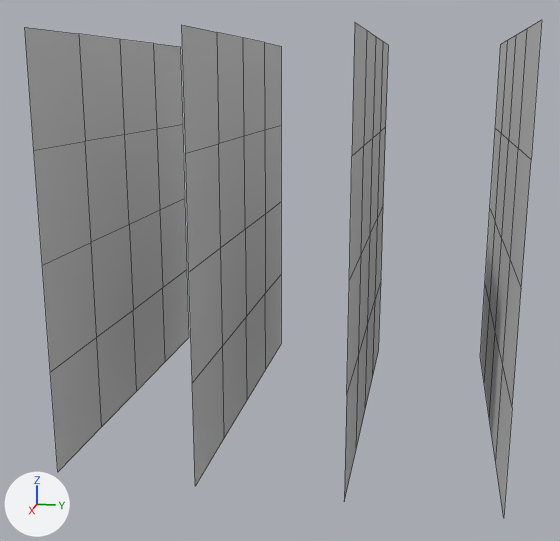
The OBJ model pirate_intro/tools/3d/vectorballs/grid_cube.obj as it was, and as the next commit left it.
One viewpoint serves both versions: a camera (50 mm lens) standing at (4.05, 0.66, 0.79) and looking at (0.08, -0.13, -0.2). Lighting does not change. The marker at lower left points along +X, +Y and +Z. Mesh edges are drawn as thin lines. Where no turn or scale is listed for an object, it has been applied to the vertices.

Objects in the first picture: 'grid_cube'.
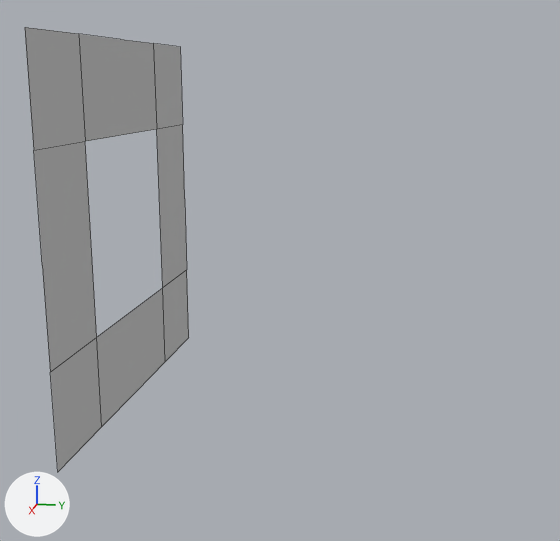
The newer file is also turned or shifted as a whole; pictures and numbers use the older file's frame.

The change, as a diff of the scene's bpy script:
```diff
--- a/pirate_intro/tools/3d/vectorballs/grid_cube.obj.py
+++ b/pirate_intro/tools/3d/vectorballs/grid_cube.obj.py
@@ me_grid_cube @@
 # used by ob_grid_cube; location = (0.0, 0.0, 0.0)
-me_grid_cube.from_pydata(...)  # 100 vertices, 64 faces; spans x -1.0..1.0, y -1.01..1.01, z -1.0..1.0
+me_grid_cube.from_pydata(...)  # 20 vertices, 8 faces; spans x -1.0..1.0, y -1.01, z -1.0..1.0
+# me_grid_cube part 1: the loose piece of 25 vertices spanning x -1.0..1.0, y 1.01, z -1.0..1.0 is deleted
+# me_grid_cube part 2: the loose piece of 25 vertices spanning x -1.0..1.0, y -0.34, z -1.0..1.0 is deleted
+# me_grid_cube part 3: the loose piece of 25 vertices spanning x -1.0..1.0, y 0.34, z -1.0..1.0 is deleted
+# me_grid_cube part 4
+# 5 vertices are removed from x -0.5..0.5, y -1.01, z -0.5..0.5
+# 16 faces are deleted
+# 8 new faces join them
 me_grid_cube.materials.append(mat_cubedefault)
```

Location of each change, [x1, y1, x2, y2] in pixels of the pictures (560 x 541 px):
'grid_cube', reshaped (68% narrower, 11% shorter): before [25, 20, 542, 518]; after [25, 27, 189, 471]
part 1 of me_grid_cube, deleted: before [480, 20, 542, 518]
part 2 of me_grid_cube, deleted: before [182, 25, 281, 486]
part 3 of me_grid_cube, deleted: before [344, 23, 388, 501]
part 4 of me_grid_cube, cut back: [25, 27, 189, 471] in both
